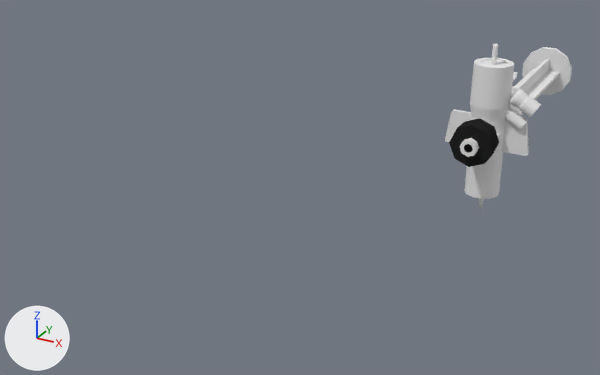
An edit to the Blender file blend/needle/insulfon_needle.blend, drawn before and after from the same camera.
One viewpoint serves both versions: a 50 mm lens placed at (0.134, -0.486, 0.175), pointed at (-0.093, -0.073, -0.031). The lights are fixed; the arrows at lower left show +X, +Y and +Z. The same objects are shown in both versions, whatever each file hides.

The older version as bpy lines, for what is in view:
```python
ob_bf = bpy.data.objects.new('bf', me_cylinder_032)
ob_bf.location = (0.0, 0.0, 0.0)
ob_i_connector = bpy.data.objects.new('i_connector', me_cylinder_036)
ob_i_connector.location = (0.0, 0.0, 0.0)
ob_inner = bpy.data.objects.new('inner', me_cylinder_028)
ob_inner.location = (0.0, 0.0, 0.0)
ob_omniflushsyringeplunger = bpy.data.objects.new('OmniflushSyringePlunger', me_omniflushsyringeplunger)
ob_omniflushsyringeplunger.location = (0.0, 0.0, 0.0)
ob_outer = bpy.data.objects.new('outer', me_cylinder_029)
ob_outer.location = (0.0, 0.0, 0.0)
ob_puller = bpy.data.objects.new('puller', me_cylinder_026)
ob_puller.location = (0.0, 0.0, 0.0)
ob_puller_001 = bpy.data.objects.new('puller.001', me_cylinder_030)
ob_puller_001.location = (0.0, 0.0, 0.0)
ob_ring = bpy.data.objects.new('ring', me_cylinder_027)
ob_ring.location = (0.0, 0.0, 0.0)
ob_tube = bpy.data.objects.new('tube', me_cylinder_031)
ob_tube.location = (0.0, 0.0, 0.0)
```
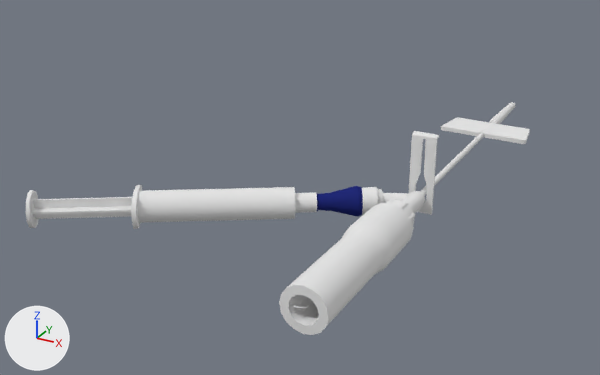
Where the change shows, as pixel boxes (x1, y1, x2, y2) in the pictures (600 x 375 px):
'outer', moved, turned
    before: (464, 58, 514, 199)
    after: (279, 203, 413, 335)
'OmniflushSyringeBarrel', moved, turned
    before: (460, 86, 523, 157)
    after: (131, 185, 317, 229)
'OmniflushSyringePlunger', moved, turned, rescaled
    before: (449, 47, 572, 167)
    after: (26, 190, 132, 228)
'puller', moved, turned
    before: (504, 72, 528, 131)
    after: (384, 131, 439, 215)
'bf', moved, turned
    before: (445, 109, 529, 156)
    after: (441, 117, 530, 144)
'i_connector', moved, turned (not visible before)
    after: (316, 186, 379, 217)
'tube', moved, turned
    before: (478, 43, 498, 209)
    after: (421, 133, 484, 195)
'ring', moved, turned
    before: (510, 89, 541, 118)
    after: (378, 189, 384, 204)
'puller.001', moved, turned (not visible before)
    after: (386, 199, 415, 229)
'inner', moved, turned
    before: (481, 61, 506, 66)
    after: (293, 301, 313, 308)

What changed in the scene script:
```text
Change ob_i_connector:
    ob_i_connector.location: (0.0, 0.0, 0.0) -> (-0.0115, -0.1286, 0.0001)
    ob_i_connector.rotation_euler: (0.0, 0.0, 0.0) -> (1.571, 0.0, 2.117)  # degrees (0, 0, 0) -> degrees (90, 0, 121)
Change ob_puller_001:
    ob_puller_001.location: (0.0, 0.0, 0.0) -> (0.0, -0.1405, 0.0001)
    ob_puller_001.rotation_euler: (0.0, 0.0, 0.0) -> (-1.571, -3.142, 0.0)  # degrees (0, 0, 0) -> degrees (-90, -180, 0)
Change ob_bf:
    ob_bf.location: (0.0, 0.0, 0.0) -> (0.0, 0.0012, 0.0)
    ob_bf.rotation_euler: (0.0, 0.0, 0.0) -> (-1.571, -3.142, 0.0)  # degrees (0, 0, 0) -> degrees (-90, -180, 0)
Change ob_tube:
    ob_tube.location: (0.0, 0.0, 0.0) -> (0.0, -0.0653, 0.0)
    ob_tube.rotation_euler: (0.0, 0.0, 0.0) -> (-1.571, -3.142, 0.0)  # degrees (0, 0, 0) -> degrees (-90, -180, 0)
Change ob_ring:
    ob_ring.location: (0.0, 0.0, 0.0) -> (0.0, -0.154, 0.0002)
    ob_ring.rotation_euler: (0.0, 0.0, 0.0) -> (-1.571, -3.142, 0.0)  # degrees (0, 0, 0) -> degrees (-90, -180, 0)
Change ob_puller:
    ob_puller.location: (0.0, 0.0, 0.0) -> (0.0, -0.1405, 0.0001)
    ob_puller.rotation_euler: (0.0, 0.0, 0.0) -> (-1.571, -3.142, 0.0)  # degrees (0, 0, 0) -> degrees (-90, -180, 0)
Change ob_outer:
    ob_outer.location: (0.0, 0.0, 0.0) -> (0.0, -0.1976, 0.0)
    ob_outer.rotation_euler: (0.0, 0.0, 0.0) -> (-1.571, -3.142, 0.0)  # degrees (0, 0, 0) -> degrees (-90, -180, 0)
Change ob_inner:
    ob_inner.location: (0.0, 0.0, 0.0) -> (0.0, -0.196, 0.0)
    ob_inner.rotation_euler: (0.0, 0.0, 0.0) -> (-1.571, -3.142, 0.0)  # degrees (0, 0, 0) -> degrees (-90, -180, 0)
Change ob_omniflushsyringebarrel:
    ob_omniflushsyringebarrel.location: (0.0, 0.0, 0.0) -> (-0.075, -0.168, 0.0)
    ob_omniflushsyringebarrel.rotation_euler: (0.0, 0.0, 0.0) -> (2.131, -1.571, 0.0)  # degrees (0, 0, 0) -> degrees (122, -90, 0)
Change ob_omniflushsyringeplunger:
    ob_omniflushsyringeplunger.location: (0.0, 0.0, 0.0) -> (-0.0973, -0.1819, 0.0)
    ob_omniflushsyringeplunger.rotation_euler: (0.0, 0.0, 0.0) -> (2.133, -1.571, 0.0)  # degrees (0, 0, 0) -> degrees (122, -90, 0)
    ob_omniflushsyringeplunger.scale: (1.0, 1.0, 1.0) -> (0.507, 0.507, 0.507)
```
